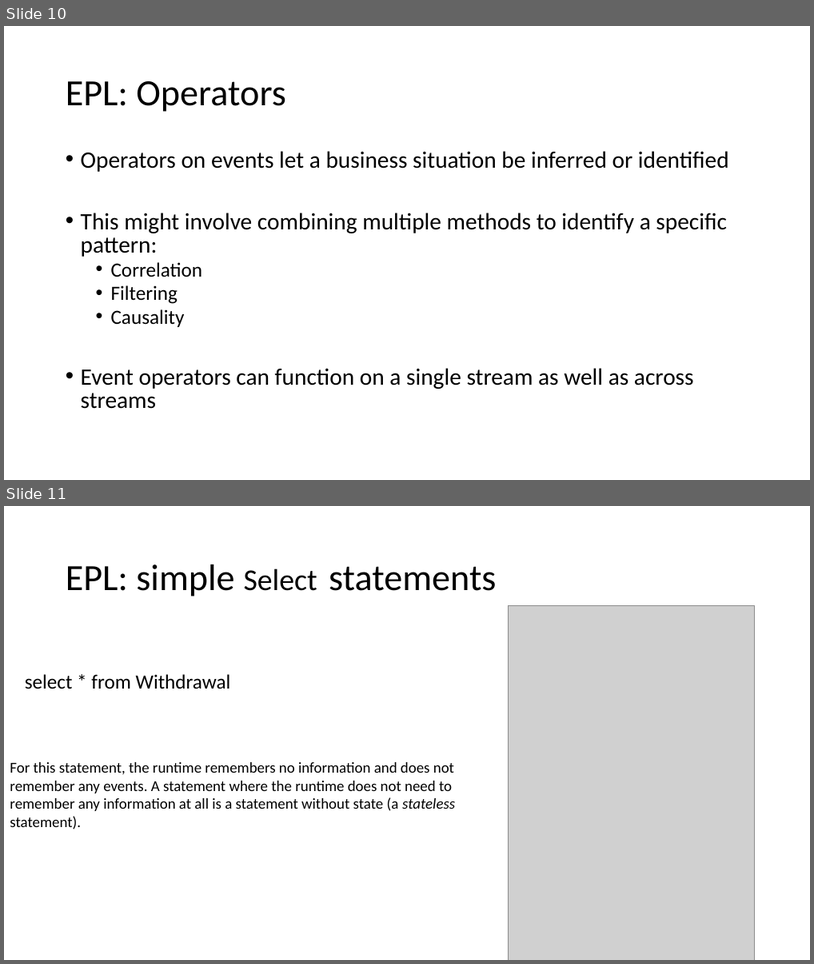
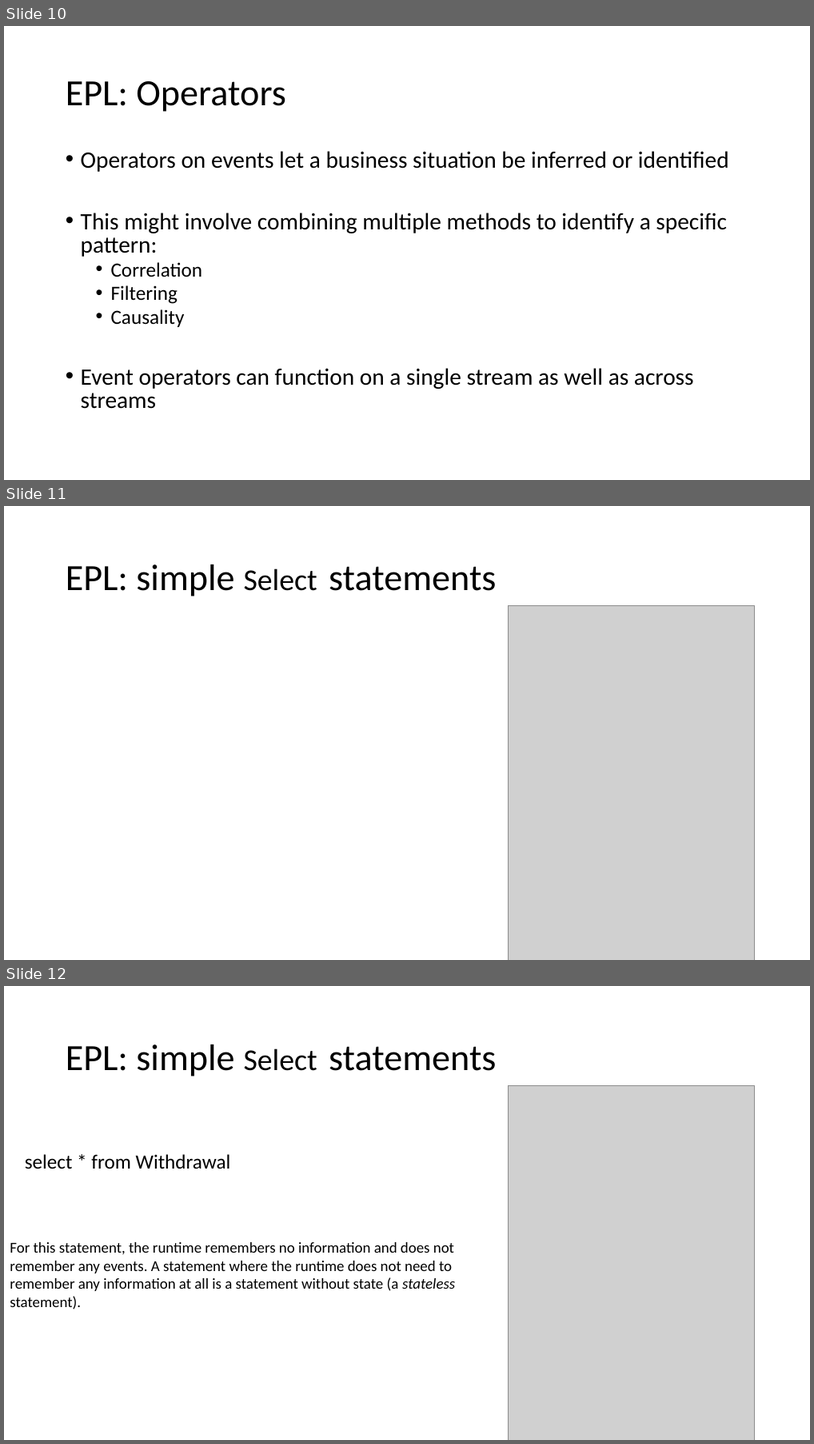
Before and after one commit to enercom25/sem3_24, a slide deck: CEPSem2024.pptx. Shown one above the other, each under a label of ours: slides 10 and 11 before the commit, slides 10, 11 and 12 after it. The pictures are 814x964 and 814x1444 pixels, drawn with LibreOffice and Linux fonts; fonts in the diff are those of the drawing; grey boxes stand for pictures. Boxes give left, top, right and bottom in pixels: in the first picture for what was removed or moved away, otherwise in the second. Text is boxed around its words. In the diff, an @@ line names an element or a change of style, - is before the commit and + after.

```diff
--- a/CEPSem2024.pptx
+++ b/CEPSem2024.pptx
@@ slide 11 added at (4, 506, 810, 960), background #FFFFFF @@
@@ title added at (66, 564, 496, 596), 44 pt, text #000000 @@
+EPL: simple Select statements
@@ picture added at (509, 606, 754, 960) @@
@@ what was slide 11 is now slide 12 @@
```
Also in this commit, not shown: 4 slides changed, 10 other slides added.
